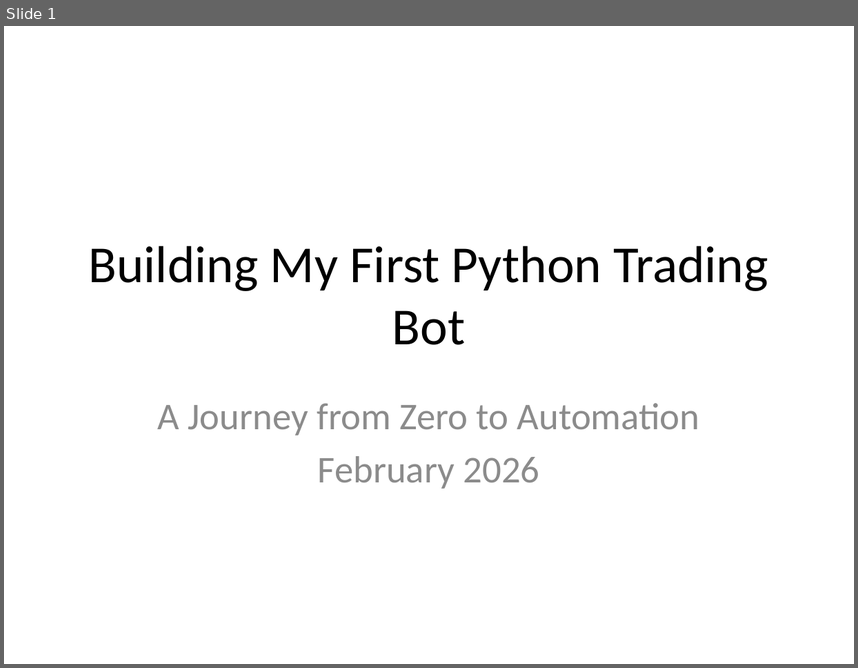
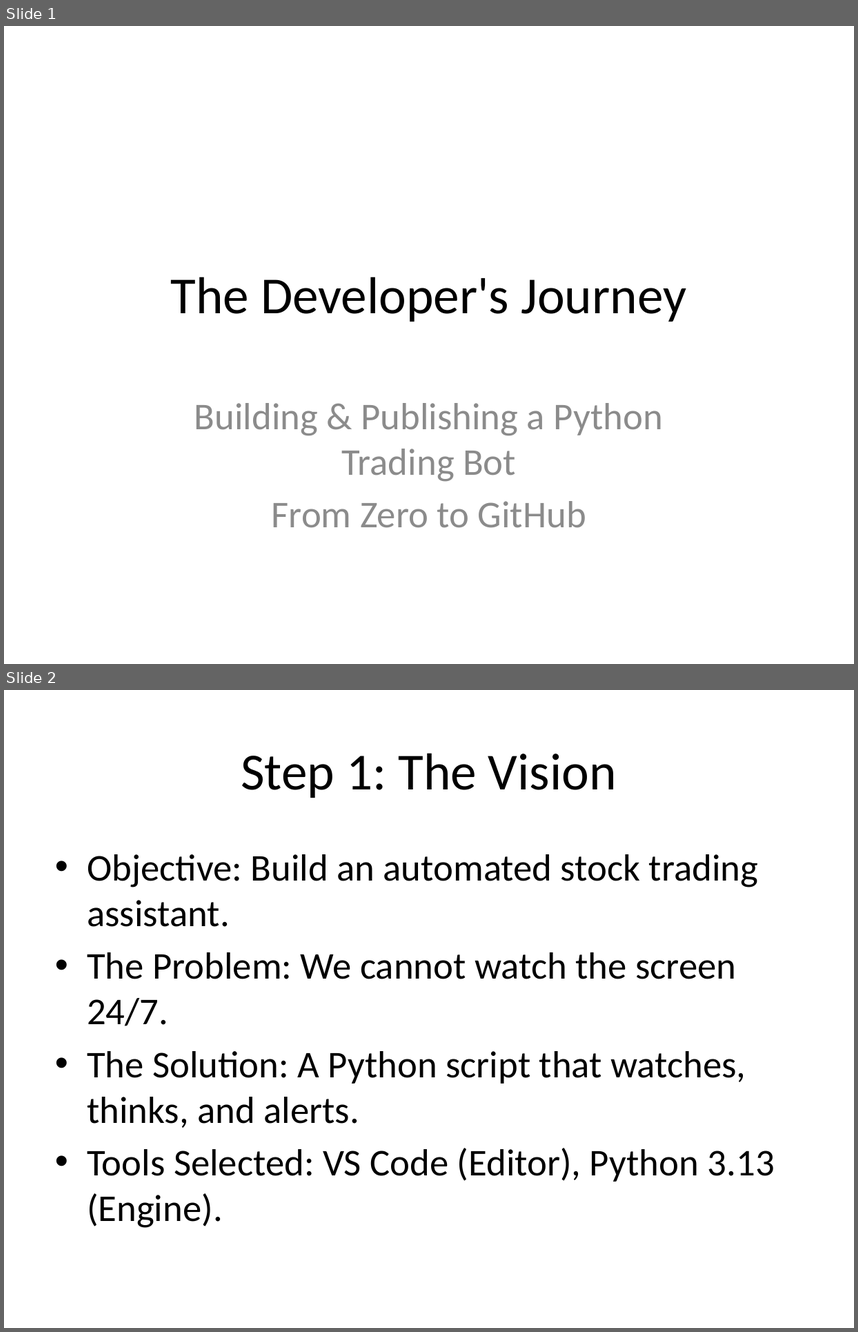
Before and after one commit to learnhowtolikeit/python-trading-bot, a slide deck: My_Trading_Bot_Journey.pptx. Shown one above the other, each under a label of ours: slide 1 before the commit, slides 1 and 2 after it. The pictures are 858x668 and 858x1332 pixels, drawn with LibreOffice and Linux fonts; fonts in the diff are those of the drawing. Boxes give left, top, right and bottom in pixels: in the first picture for what was removed or moved away, otherwise in the second. Text is boxed around its words. In the diff, an @@ line names an element or a change of style, - is before the commit and + after.

Commit message:
Updated PPTX Journey Deck

```diff
--- a/My_Trading_Bot_Journey.pptx
+++ b/My_Trading_Bot_Journey.pptx
@@ slide 2 added at box(4, 690, 854, 1328), background #FFFFFF @@
@@ title added at box(241, 753, 617, 798), 44 pt, text #000000 @@
+Step 1: The Vision
@@ text added at box(87, 854, 775, 1228), 32 pt, text #000000 @@
+• Objective: Build an automated stock trading assistant.
+• The Problem: We cannot watch the screen 24/7.
+• The Solution: A Python script that watches, thinks, and alerts.
+• Tools Selected: VS Code (Editor), Python 3.13 (Engine).
@@ slide 1 changed as well @@
@@ title at box(171, 276, 686, 321): text changed @@
-Building My First Python Trading Bot
+The Developer's Journey
@@ subtitle at box(194, 403, 662, 528): text changed @@
-A Journey from Zero to Automation
-February 2026
+Building & Publishing a Python Trading Bot
+From Zero to GitHub
```
Also in this commit, not shown: 1 other slide changed, 5 other slides added, 3 slides removed, 1 other file.
